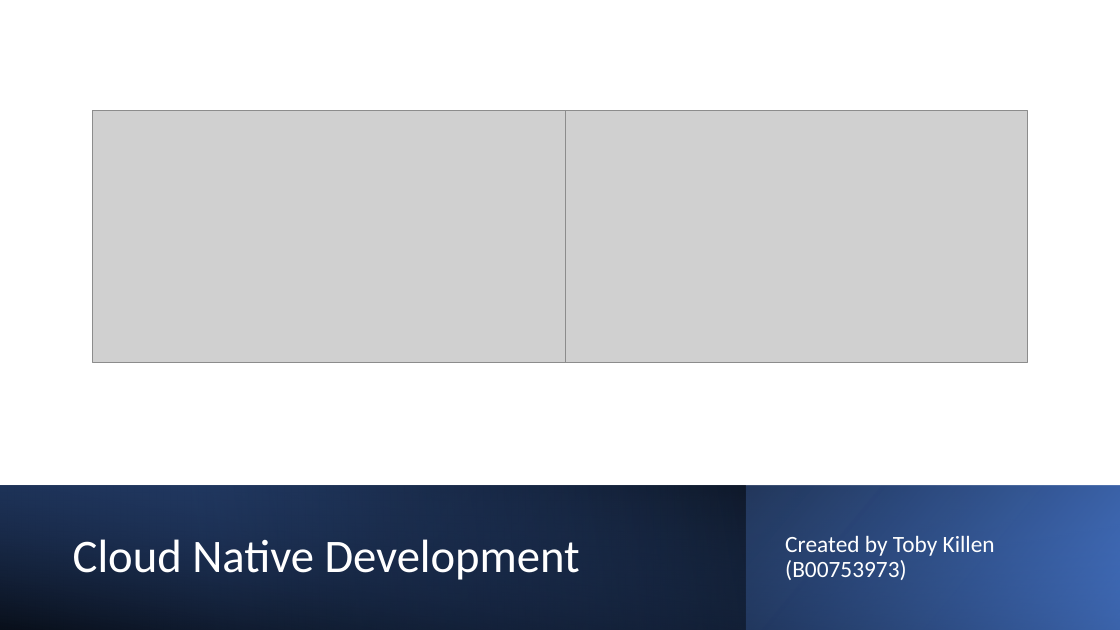
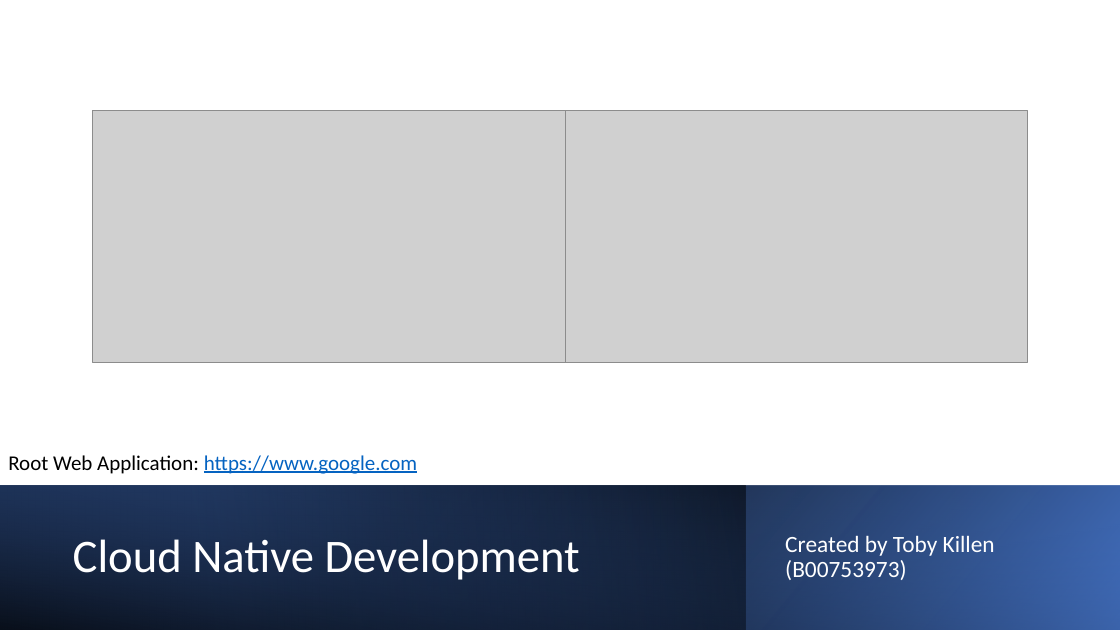
Before and after one commit to DevTobsterr/COM682, a slide deck: slide 1 of Cloud Native Development.pptx. Drawn at 1120x630 pixels with LibreOffice and Linux fonts; fonts in the diff are those of the drawing; grey boxes stand for pictures. Boxes give left, top, right and bottom in pixels: in the first picture for what was removed or moved away, otherwise in the second. Text is boxed around its words. In the diff, an @@ line names an element or a change of style, - is before the commit and + after.

```diff
--- a/Cloud Native Development.pptx
+++ b/Cloud Native Development.pptx
@@ text added at [8,455,417,474], 18 pt, text #0563C1, underline @@
+Root Web Application: https://www.google.com
```
Also in this commit, not shown: 5 other slides changed, 3 slides added, 3 slides removed, 1 other file.
